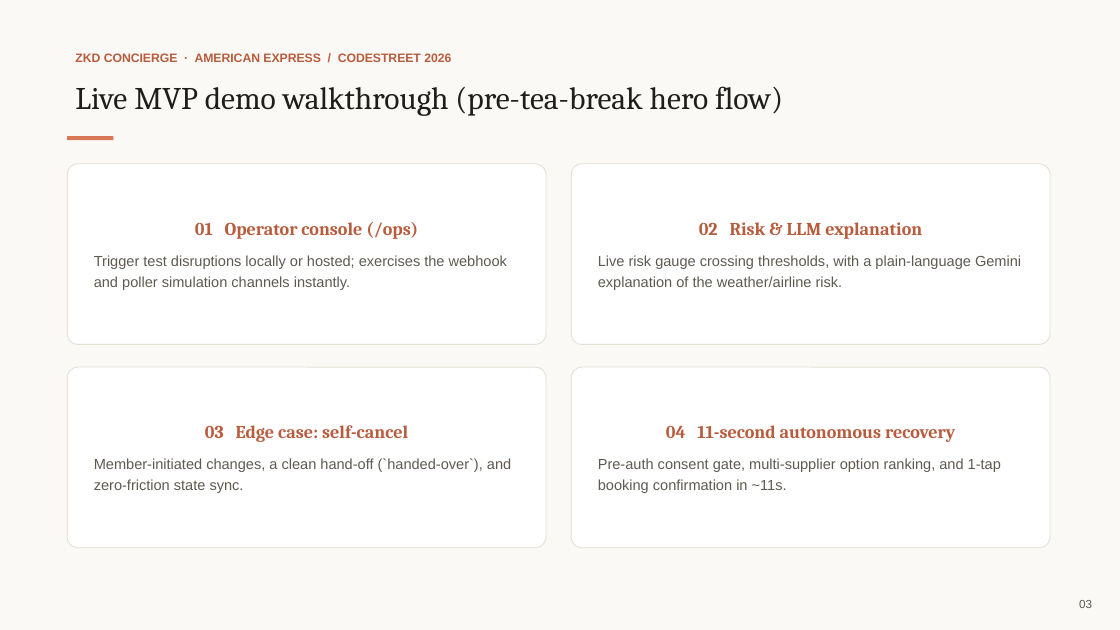
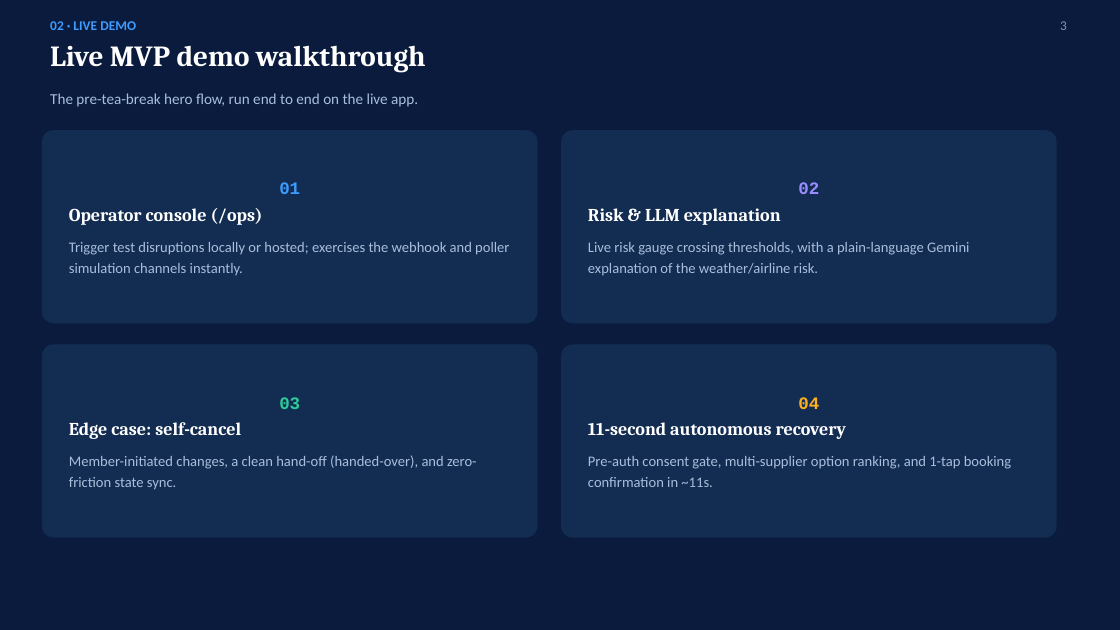
Before and after one commit to Krishna-529/amex-hackathon-2026, a slide deck: slide 3 of assets/deck/ZKD_Concierge_Codestreet_2026.pptx. Drawn at 1120x630 pixels with LibreOffice and Linux fonts; fonts in the diff are those of the drawing. Boxes give left, top, right and bottom in pixels: in the first picture for what was removed or moved away, otherwise in the second. Text is boxed around its words. In the diff, an @@ line names an element or a change of style, - is before the commit and + after.

Commit message:
Restyle pitch deck to match PPT.pptx's design system
Replace the earlier Claude-brand attempt with the team's own visual
language from assets/deck/PPT.pptx: deep navy background, electric-
blue accent (#3D9CFF), Cambria headlines over Calibri body copy, and
colored status labels (red/green/amber/purple) on flat card panels.
Content and slide structure are unchanged.

```diff
--- a/assets/deck/ZKD_Concierge_Codestreet_2026.pptx
+++ b/assets/deck/ZKD_Concierge_Codestreet_2026.pptx
@@ background #FFFFFF to #0A1B3D @@
@@ rectangle removed at [0,0,1120,630] @@
@@ text added at [50,21,136,30], 11.5 pt, text #3D9CFF, bold @@
+02 · LIVE DEMO
@@ text added at [1060,21,1067,30], 11.5 pt, text #7B94BA @@
+3
@@ text at [50,45,426,73]: text changed; size 27 to 25 pt; text colour #1F1E1C to #FFFFFF; bold on @@
-Live MVP demo walkthrough (pre-tea-break hero flow)
+Live MVP demo walkthrough
@@ text removed at [75,53,451,62] @@
-ZKD CONCIERGE · AMERICAN EXPRESS / CODESTREET 2026
@@ text added at [50,93,418,107], 13 pt, text #A9BEDC @@
+The pre-tea-break hero flow, run end to end on the live app.
@@ fill #FFFFFF to #132C52; outline #E4E0D6 0.75 pt to none in 4 elements at [561,344,1057,538], [42,344,538,538], [561,130,1057,323], [42,130,538,323] @@
@@ rounded rectangle "01": place and size @@
-rounded rectangle "01" at [67,164,546,344]
+rounded rectangle "01" at [42,130,538,323]
@@ rectangle removed at [67,136,113,140] @@
@@ rounded rectangle "02": place and size @@
-rounded rectangle "02" at [571,164,1050,344]
+rounded rectangle "02" at [561,130,1057,323]
@@ text in rounded rectangle at [69,182,300,225]: text changed; text colour #B85C3E to #FFFFFF @@
-01 Operator console (/ops)
+01
+Operator console (/ops)
@@ text in rounded rectangle at [588,182,819,225]: text changed; text colour #B85C3E to #FFFFFF @@
-02 Risk & LLM explanation
+02
+Risk & LLM explanation
@@ text in rounded rectangle at [69,242,509,276]: font Arial to Calibri, text colour #5E5A52 to #A9BEDC in "Trigger test disruptions locally or hosted; exercises ..." @@
@@ text in rounded rectangle at [588,242,969,275]: font Arial to Calibri, text colour #5E5A52 to #A9BEDC in "Live risk gauge crossing thresholds, with a ..." @@
@@ rounded rectangle "03": place and size @@
-rounded rectangle "03" at [67,367,546,548]
+rounded rectangle "03" at [42,344,538,538]
@@ rounded rectangle "04": place and size @@
-rounded rectangle "04" at [571,367,1050,548]
+rounded rectangle "04" at [561,344,1057,538]
@@ text in rounded rectangle at [69,397,477,490]: text changed; font Arial to Calibri; text colour #5E5A52 to #A9BEDC @@
-03 Edge case: self-cancel
-Member-initiated changes, a clean hand-off (`handed-over`), and zero-friction state sync.
+03
+Edge case: self-cancel
+Member-initiated changes, a clean hand-off (handed-over), and zero-friction state sync.
@@ text in rounded rectangle at [588,397,846,439]: text changed; text colour #B85C3E to #FFFFFF @@
-04 11-second autonomous recovery
+04
+11-second autonomous recovery
@@ text in rounded rectangle at [588,456,1011,487]: font Arial to Calibri, text colour #5E5A52 to #A9BEDC in "Pre-auth consent gate, multi-supplier option ranking, and ..." @@
@@ text removed at [1079,600,1092,608] @@
-03
```
Also in this commit, not shown: 9 other slides changed, 1 other file.
